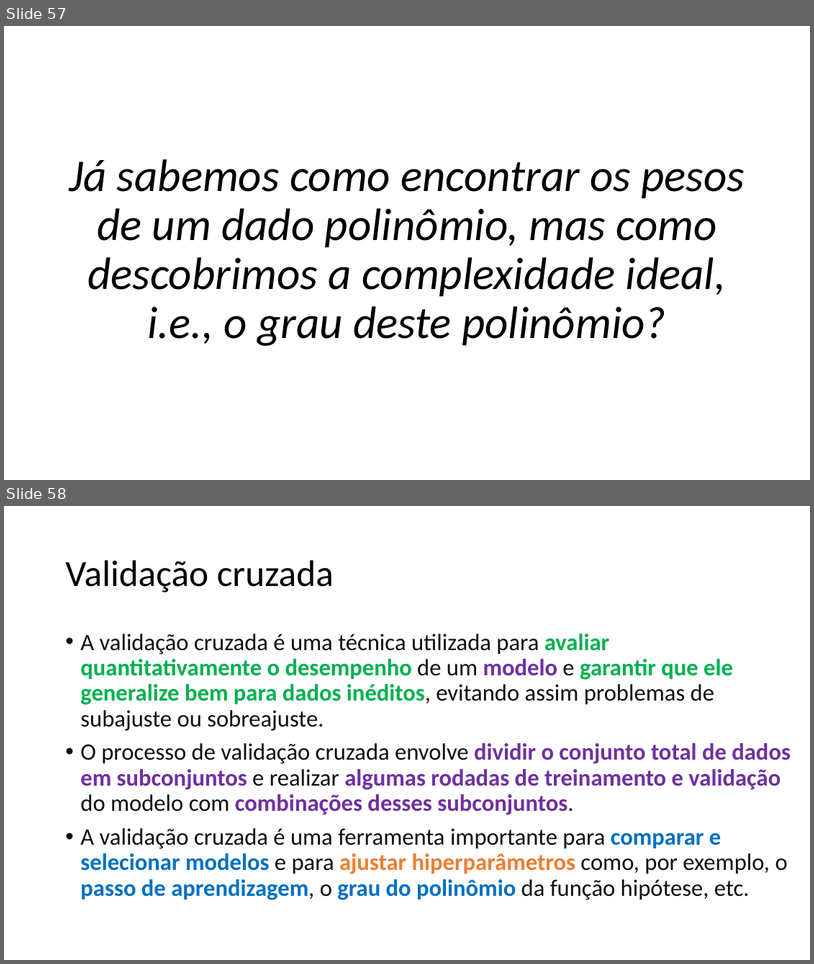
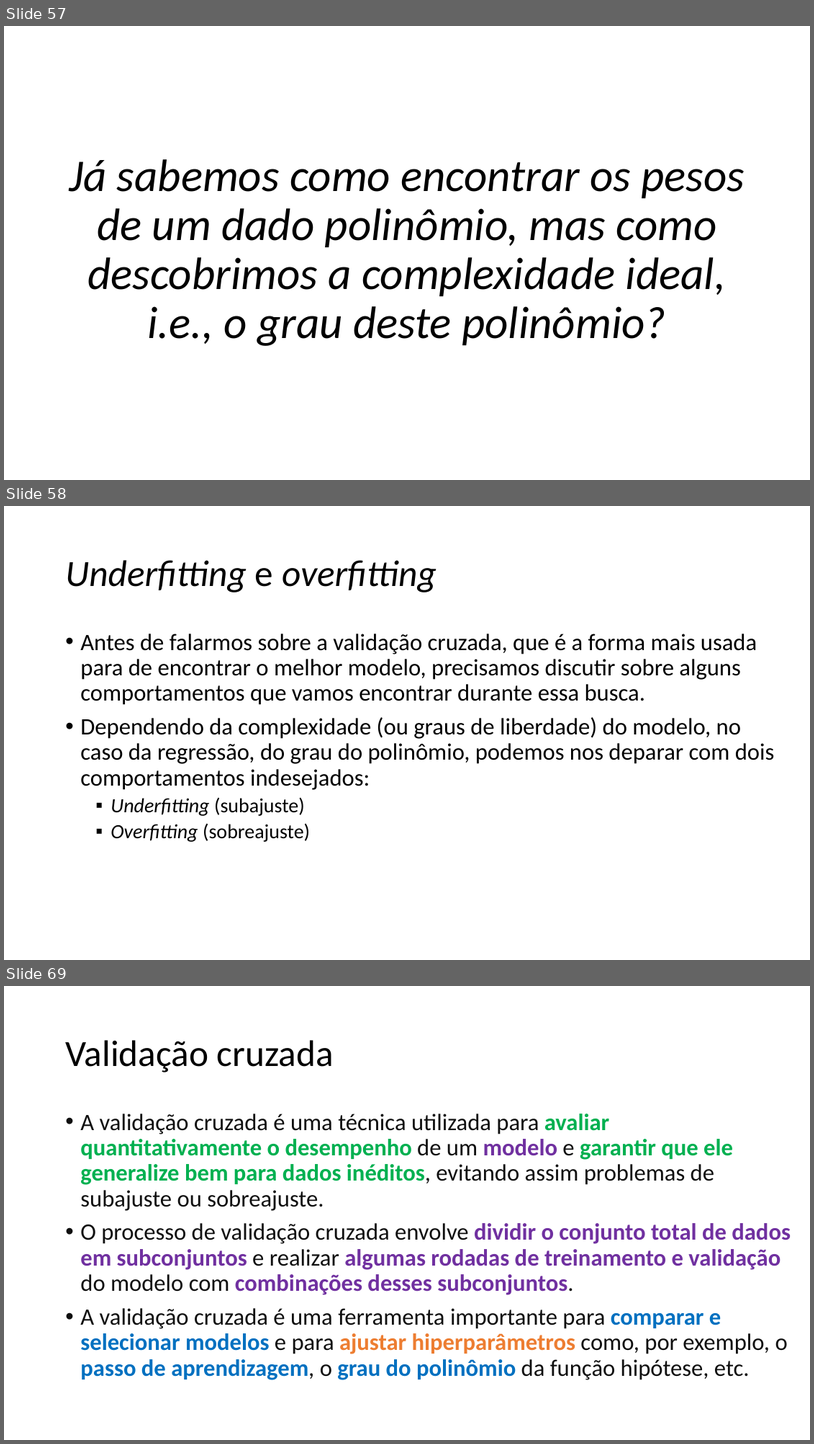
Before and after one commit to zz4fap/c24_inteligencia_artificial, a slide deck: slides/C24_Regressão.pptx. Shown one above the other, each under a label of ours: slides 57 and 58 before the commit, slides 57, 58 and 69 after it; the slides between them are not shown. The pictures are 814x964 and 814x1444 pixels, drawn with LibreOffice and Linux fonts; fonts in the diff are those of the drawing. Boxes give left, top, right and bottom in pixels: in the first picture for what was removed or moved away, otherwise in the second. Text is boxed around its words. In the diff, an @@ line names an element or a change of style, - is before the commit and + after.

```diff
--- a/slides/C24_Regressão.pptx
+++ b/slides/C24_Regressão.pptx
@@ slide 58 added at [4,506,810,960], background #FFFFFF @@
@@ title added at [65,560,437,592], 44 pt, text #000000, italic @@
+Underfitting e overfitting
@@ text added at [80,633,775,842], 28 pt, text #000000 @@
+• Antes de falarmos sobre a validação cruzada, que é a forma mais usada para de encontrar o melhor modelo, precisamos discutir sobre alguns comportamentos que vamos encontrar durante essa busca.
+• Dependendo da complexidade (ou graus de liberdade) do modelo, no caso da regressão, do grau do polinômio, podemos nos deparar com dois comportamentos indesejados:
+  ▪ Underfitting (subajuste)
+  ▪ Overfitting (sobreajuste)
@@ what was slide 58 is now slide 69 @@
```
Also in this commit, not shown: 1 slide changed, 9 other slides added, 1 slide removed, 1 other file.
